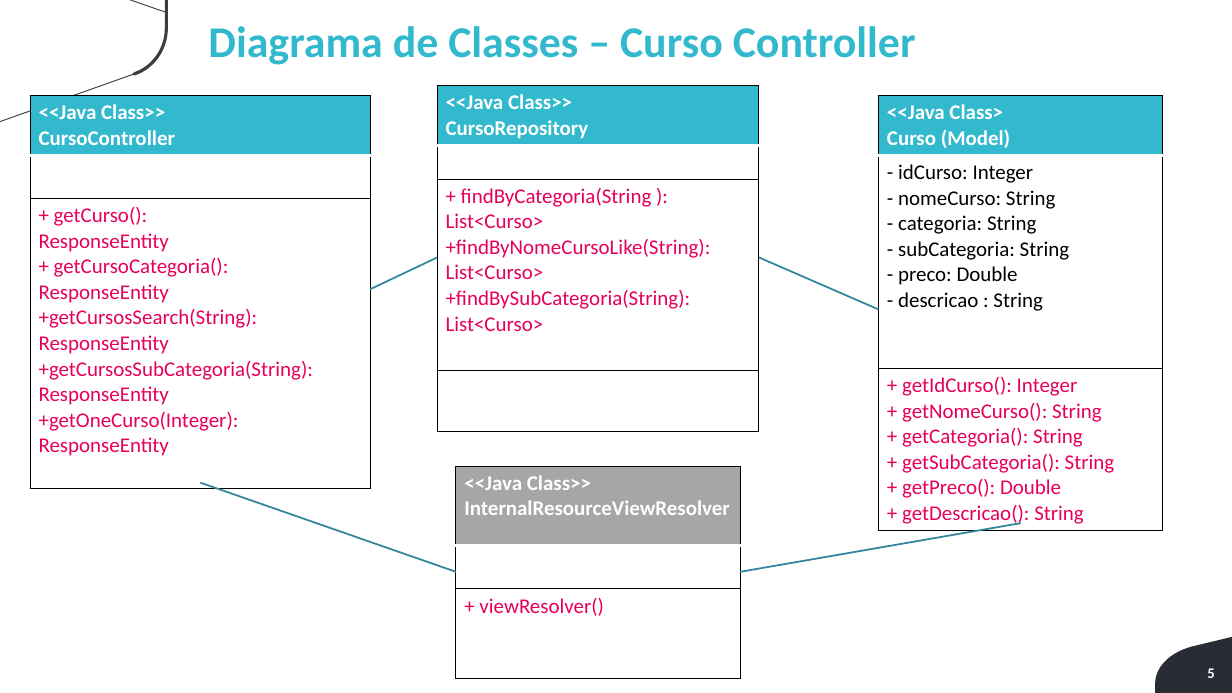
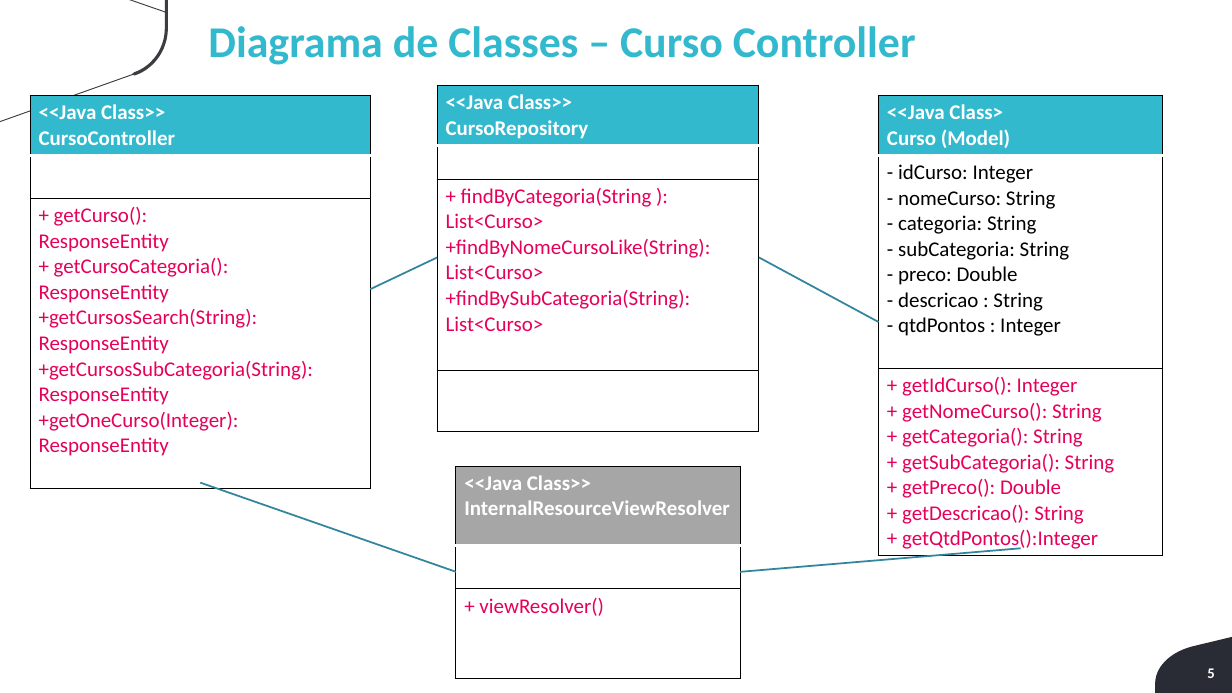
Before and after one commit to winicius-silva/viden-grupo-4-3adsb, a slide deck: slide 5 of Documentação/Engenharia de Sofware - Arq Componentes.pptx. Drawn at 1232x693 pixels with LibreOffice and Linux fonts; fonts in the diff are those of the drawing; background and template pictures are left out. Boxes give left, top, right and bottom in pixels: in the first picture for what was removed or moved away, otherwise in the second. Text is boxed around its words. In the diff, an @@ line names an element or a change of style, - is before the commit and + after.

```diff
--- a/Documentação/Engenharia de Sofware - Arq Componentes.pptx
+++ b/Documentação/Engenharia de Sofware - Arq Componentes.pptx
@@ table at (878,96,1162,556) @@
-row 2, column 1: - idCurso: Integer / - nomeCurso: String / - categoria: String / - subCategoria: String / - preco: Double / - descricao : String
+row 2, column 1: - idCurso: Integer / - nomeCurso: String / - categoria: String / - subCategoria: String / - preco: Double / - descricao : String / - qtdPontos : Integer
-row 3, column 1: + getIdCurso(): Integer / + getNomeCurso(): String / + getCategoria(): String / + getSubCategoria(): String / + getPreco(): Double / + getDescricao(): String
+row 3, column 1: + getIdCurso(): Integer / + getNomeCurso(): String / + getCategoria(): String / + getSubCategoria(): String / + getPreco(): Double / + getDescricao(): String / + getQtdPontos():Integer
@@ line moved from (759, 257) - (878, 309) to (759, 257) - (878, 322) @@
@@ line moved from (740, 572) - (1021, 523) to (740, 572) - (1021, 548) @@
```
Also in this commit, not shown: 2 other slides changed, 1 other file.
